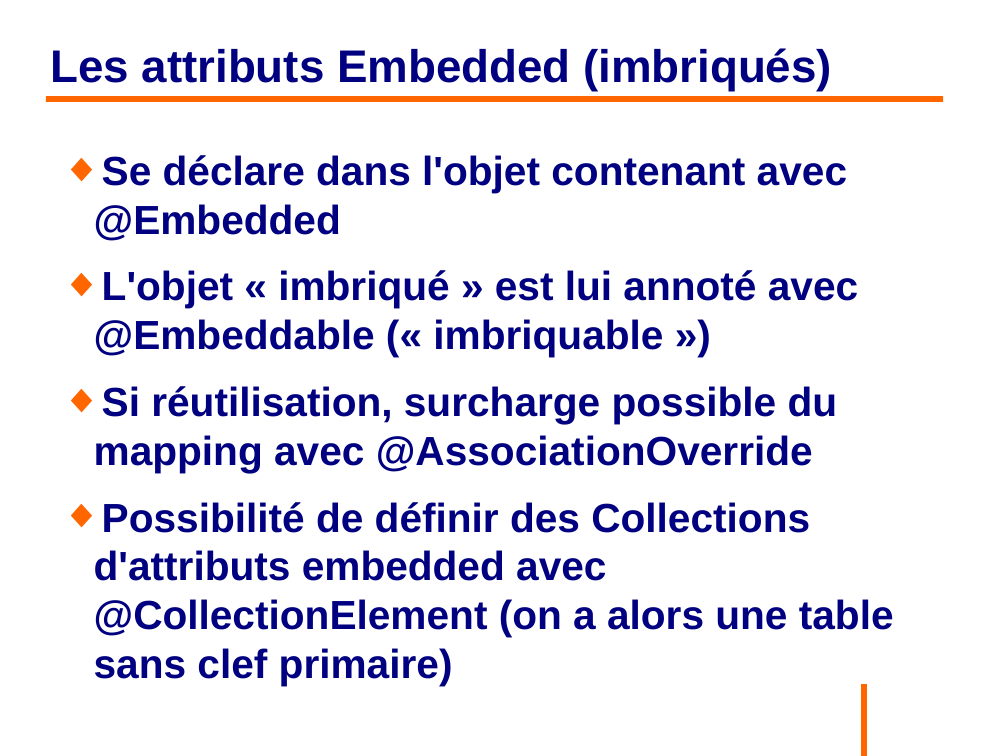
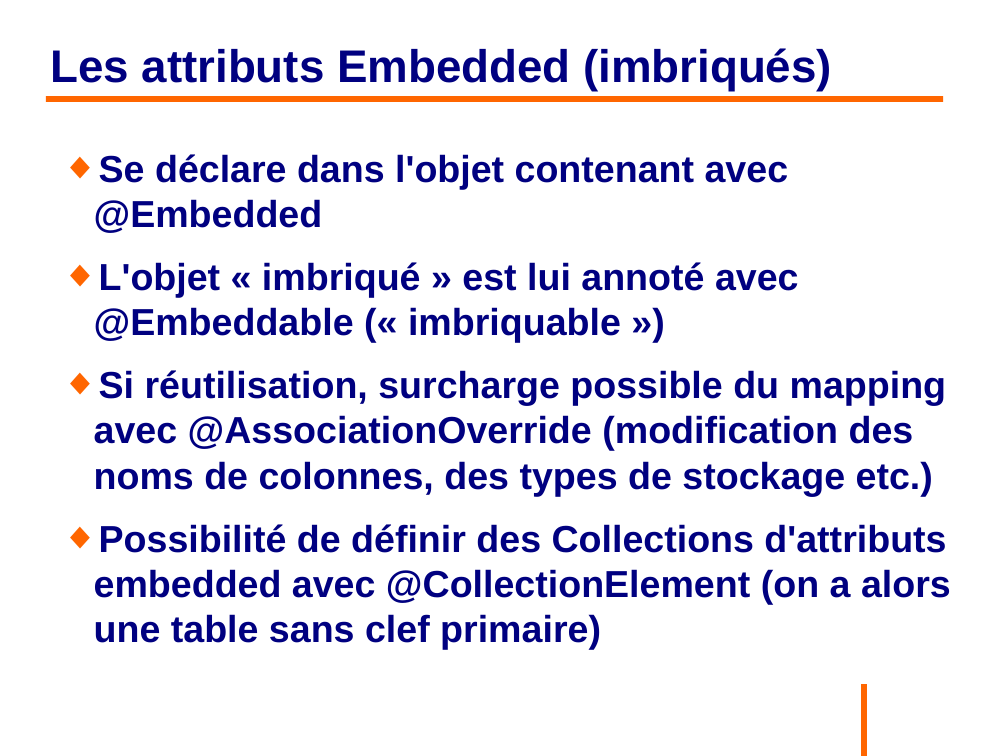
Before and after one commit to philphils/formation-hibernate-basique, a slide deck: slide 35 of Documentation/diapo_formation_hibernate.odp (slide 34 before the commit). Drawn at 1008x756 pixels with LibreOffice and Linux fonts; fonts in the diff are those of the drawing; background and template pictures are left out. Boxes give left, top, right and bottom in pixels: in the first picture for what was removed or moved away, otherwise in the second. Text is boxed around its words. In the diff, an @@ line names an element or a change of style, - is before the commit and + after.

```diff
--- a/Documentation/diapo_formation_hibernate.odp
+++ b/Documentation/diapo_formation_hibernate.odp
@@ text at box(94, 154, 951, 649): size 32 to 29.6 pt in "Se déclare dans l'objet contenant avec @Embedded", "L'objet « imbriqué » est lui annoté ...", "Possibilité de définir des Collections d'attributs embedded ..." @@
@@ text at box(94, 370, 947, 496): text changed; size 32 to 29.6 pt @@
-◆ Si réutilisation, surcharge possible du mapping avec @AssociationOverride
+◆ Si réutilisation, surcharge possible du mapping avec @AssociationOverride (modification des noms de colonnes, des types de stockage etc.)
```
Also in this commit, not shown: 12 other slides changed, 1 slide added.
